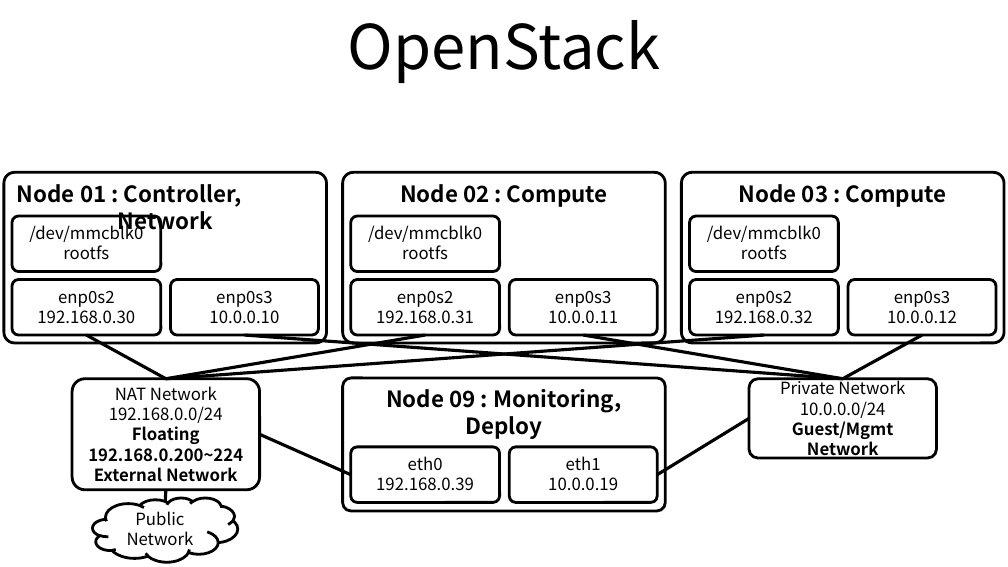
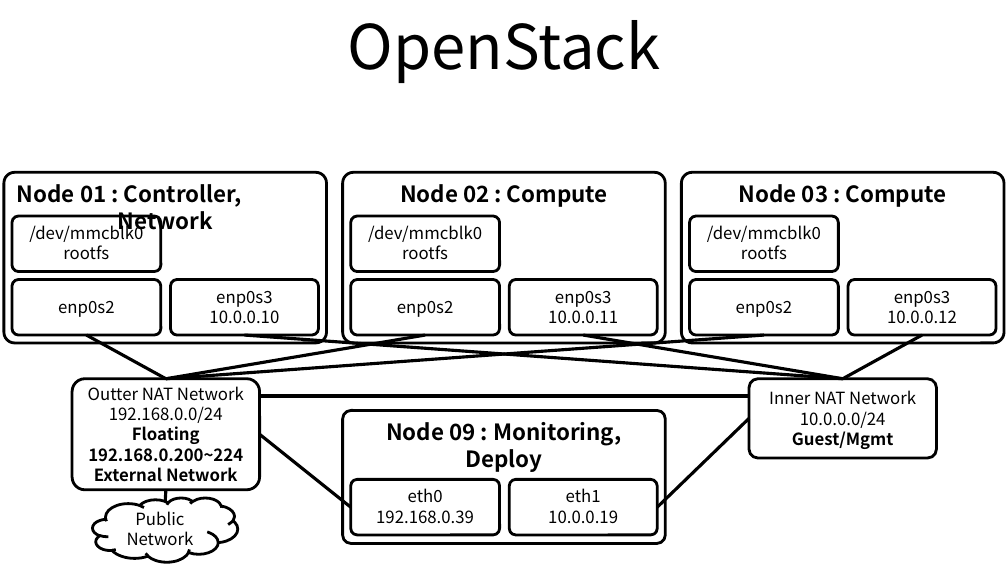
Before and after one commit to ssup2/blog-old, a slide deck: slide 3 of images/record/ODROID-H2_Cluster_Build/ODROID-H2_Cluster_Build.pptx. Drawn at 1008x567 pixels with LibreOffice and Linux fonts; fonts in the diff are those of the drawing. Boxes give left, top, right and bottom in pixels: in the first picture for what was removed or moved away, otherwise in the second. Text is boxed around its words. In the diff, an @@ line names an element or a change of style, - is before the commit and + after.

```diff
--- a/images/record/ODROID-H2_Cluster_Build/ODROID-H2_Cluster_Build.pptx
+++ b/images/record/ODROID-H2_Cluster_Build/ODROID-H2_Cluster_Build.pptx
@@ vertical alignment top to middle in 3 elements at (12,279,161,335), (351,279,500,335), (689,279,839,335) @@
@@ text in rounded rectangle at (37,306,135,324): paragraph removed @@
-192.168.0.30
@@ text in rounded rectangle at (376,306,474,324): paragraph removed @@
-192.168.0.31
@@ text in rounded rectangle at (715,306,813,324): paragraph removed @@
-192.168.0.32
@@ text in rounded rectangle at (88,386,244,401): text changed @@
-NAT Network
+Outter NAT Network
@@ line added from (749, 396) to (260, 396), #000000 2.25 pt @@
@@ rounded rectangle "Node 09 : Monitoring, Deploy": place and size @@
-rounded rectangle "Node 09 : Monitoring, Deploy" at (343,378,665,511)
+rounded rectangle "Node 09 : Monitoring, Deploy" at (343,410,665,543)
@@ line moved from (657, 475) - (749, 418) to (657, 507) - (749, 418) @@
@@ text in rounded rectangle at (769,390,916,405): text changed @@
-Private Network
+Inner NAT Network
@@ line moved from (351, 475) - (260, 434) to (351, 507) - (260, 434) @@
@@ text in rounded rectangle at (792,431,893,449): text changed @@
-Guest/Mgmt Network
+Guest/Mgmt
@@ rounded rectangle "eth0": place and size @@
-rounded rectangle "eth0" at (351,447,500,502)
+rounded rectangle "eth0" at (351,480,500,535)
@@ rounded rectangle "eth1": place and size @@
-rounded rectangle "eth1" at (509,447,657,502)
+rounded rectangle "eth1" at (509,480,657,535)
```
Also in this commit, not shown: 2 other slides changed, 11 other files.
